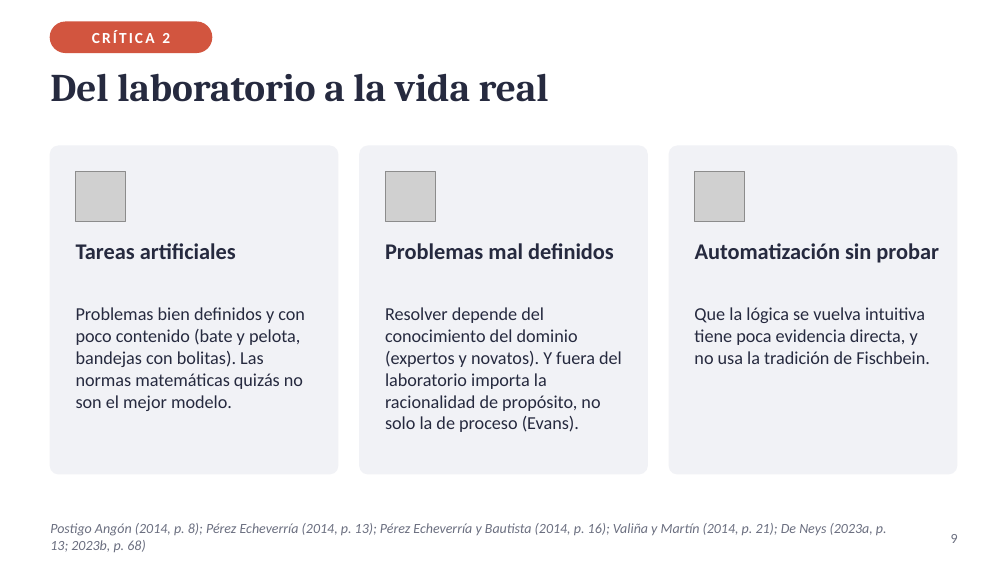
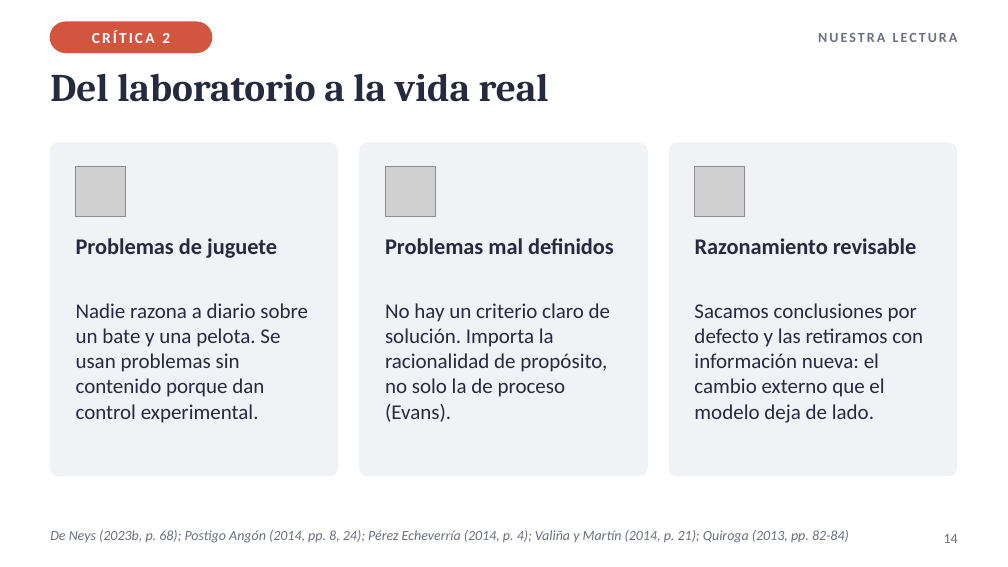
Before and after one commit to Franco4447/psicologia-favaloro, a slide deck: slide 14 of 2do Año/Procesos Básicos III/6_Entregables/U03_PresentacionArticulo_FastAndSlowThinking_Diapositivas.pptx (slide 9 before the commit). Drawn at 1008x567 pixels with LibreOffice and Linux fonts; fonts in the diff are those of the drawing; grey boxes stand for pictures. Boxes give left, top, right and bottom in pixels: in the first picture for what was removed or moved away, otherwise in the second. Text is boxed around its words. In the diff, an @@ line names an element or a change of style, - is before the commit and + after.

```diff
--- a/2do Año/Procesos Básicos III/6_Entregables/U03_PresentacionArticulo_FastAndSlowThinking_Diapositivas.pptx
+++ b/2do Año/Procesos Básicos III/6_Entregables/U03_PresentacionArticulo_FastAndSlowThinking_Diapositivas.pptx
@@ text added at box(818, 33, 958, 42), 10 pt, text #6B6F80, bold @@
+NUESTRA LECTURA
@@ 3 pictures, 1 text: place and size @@
-3 pictures, 1 text at box(76, 171, 745, 259)
+3 pictures, 1 text at box(76, 166, 745, 254)
@@ text added at box(76, 238, 277, 258), 16 pt, text #262A3F, bold @@
+Problemas de juguete
@@ text added at box(695, 238, 916, 254), 16 pt, text #262A3F, bold @@
+Razonamiento revisable
@@ text removed at box(76, 243, 236, 259) @@
-Tareas artificiales
@@ text removed at box(695, 243, 939, 263) @@
-Automatización sin probar
@@ text at box(76, 303, 308, 423): text changed; size 13 to 15 pt @@
-Problemas bien definidos y con poco contenido (bate y pelota, bandejas con bolitas). Las normas matemáticas quizás no son el mejor modelo.
+Nadie razona a diario sobre un bate y una pelota. Se usan problemas sin contenido porque dan control experimental.
@@ text at box(385, 303, 610, 422): text changed; size 13 to 15 pt @@
-Resolver depende del conocimiento del dominio (expertos y novatos). Y fuera del laboratorio importa la racionalidad de propósito, no solo la de proceso (Evans).
+No hay un criterio claro de solución. Importa la racionalidad de propósito, no solo la de proceso (Evans).
@@ text at box(694, 303, 923, 423): text changed; size 13 to 15 pt @@
-Que la lógica se vuelva intuitiva tiene poca evidencia directa, y no usa la tradición de Fischbein.
+Sacamos conclusiones por defecto y las retiramos con información nueva: el cambio externo que el modelo deja de lado.
@@ text at box(50, 530, 849, 543): text changed @@
-Postigo Angón (2014, p. 8); Pérez Echeverría (2014, p. 13); Pérez Echeverría y Bautista (2014, p. 16); Valiña y Martín (2014, p. 21); De Neys (2023a, p. 13; 2023b, p. 68)
+De Neys (2023b, p. 68); Postigo Angón (2014, pp. 8, 24); Pérez Echeverría (2014, p. 4); Valiña y Martín (2014, p. 21); Quiroga (2013, pp. 82-84)
@@ page number at box(944, 534, 958, 543): text changed @@
-9
+14
```
Also in this commit, not shown: 10 other slides changed, 6 slides added, 3 other files.
